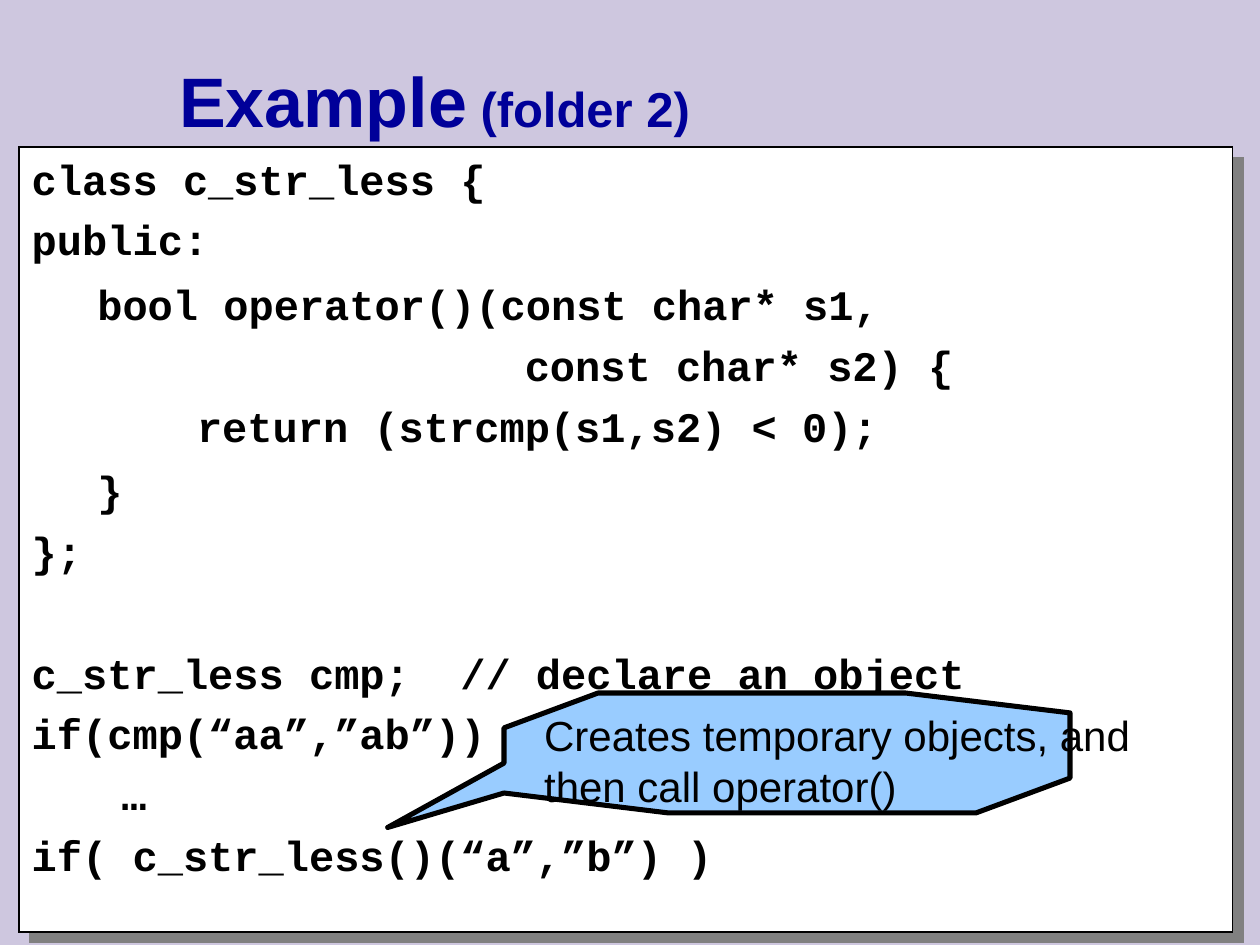
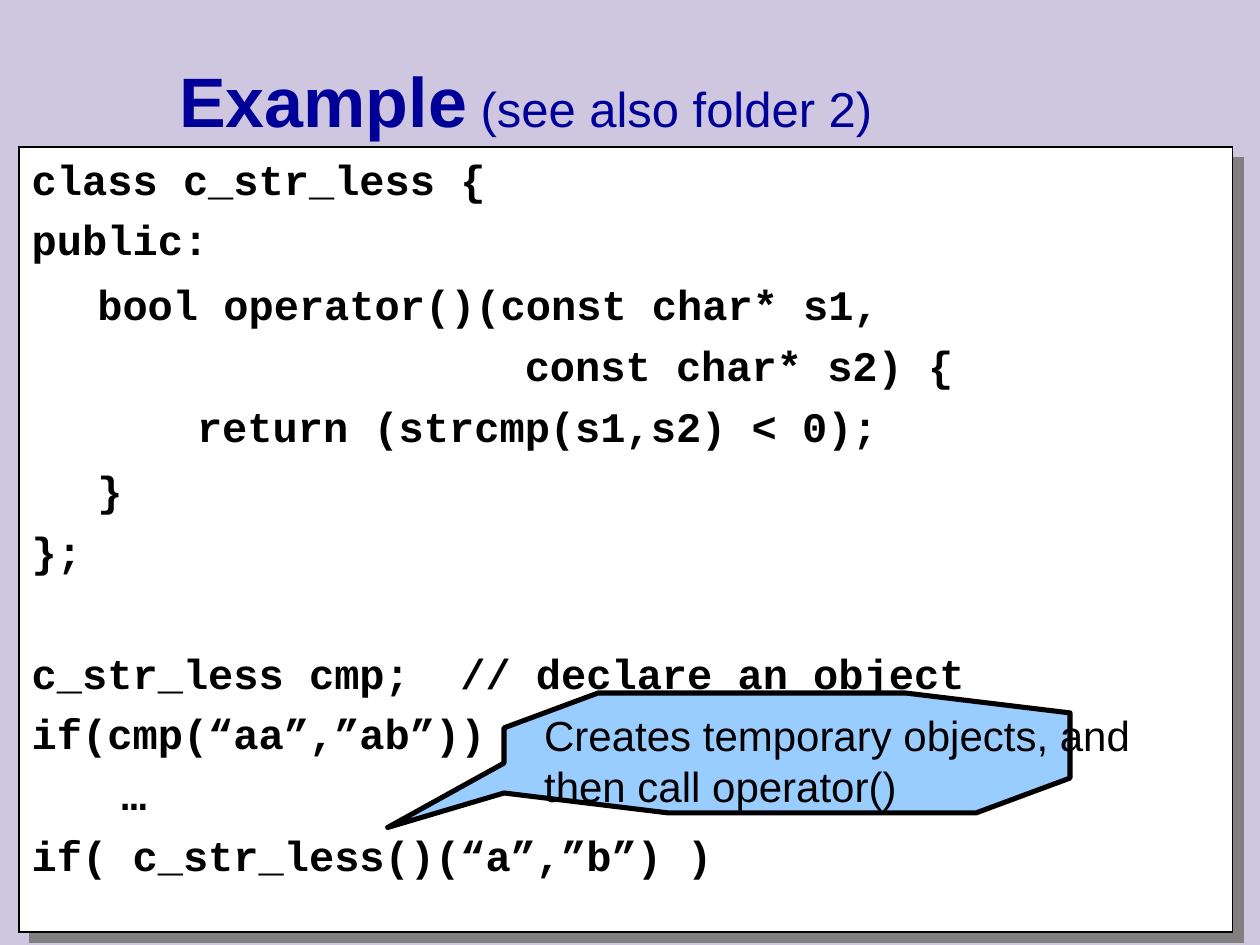
Before and after one commit to cpp-at-ariel/cpp-5779, a slide deck: slide 26 of 10-stl-containers/slides.odp (slide 28 before the commit). Drawn at 1260x945 pixels with LibreOffice and Linux fonts; fonts in the diff are those of the drawing. Boxes give left, top, right and bottom in pixels: in the first picture for what was removed or moved away, otherwise in the second. Text is boxed around its words. In the diff, an @@ line names an element or a change of style, - is before the commit and + after.

```diff
--- a/10-stl-containers/slides.odp
+++ b/10-stl-containers/slides.odp
@@ title at (x1=179, y1=76, x2=873, y2=140): text changed; bold off @@
-Example (folder 2)
+Example (see also folder 2)
```
Also in this commit, not shown: 11 other slides changed, 3 slides added, 5 slides removed, 11 other files.
